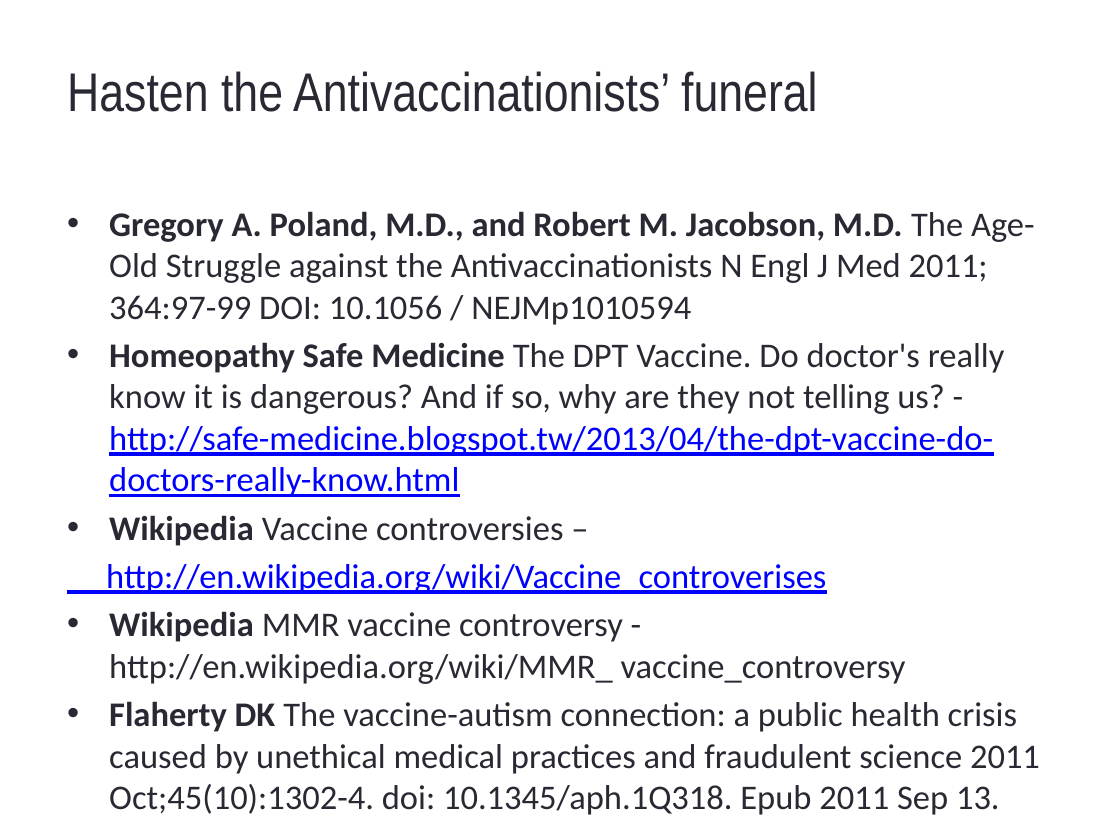
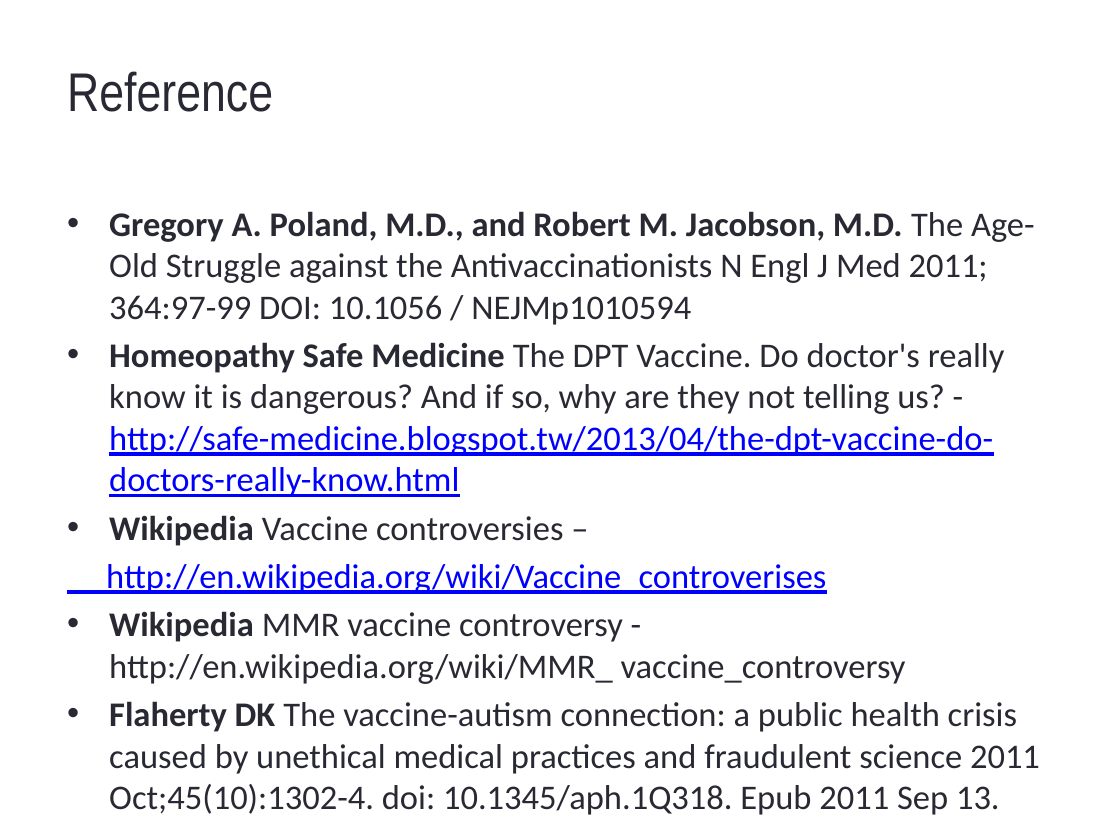
Before and after one commit to QuocVoong/R-Study-Lists, a slide deck: slide 48 of Medicine/NewME.pptx (slide 54 before the commit). Drawn at 1120x840 pixels with LibreOffice and Linux fonts; fonts in the diff are those of the drawing; background and template pictures are left out. Boxes give left, top, right and bottom in pixels: in the first picture for what was removed or moved away, otherwise in the second. Text is boxed around its words. In the diff, an @@ line names an element or a change of style, - is before the commit and + after.

```diff
--- a/Medicine/NewME.pptx
+++ b/Medicine/NewME.pptx
@@ title at <box>67,71,273,112</box>: text changed @@
-Hasten the Antivaccinationists’ funeral
+Reference
```
Also in this commit, not shown: 6 slides removed.
